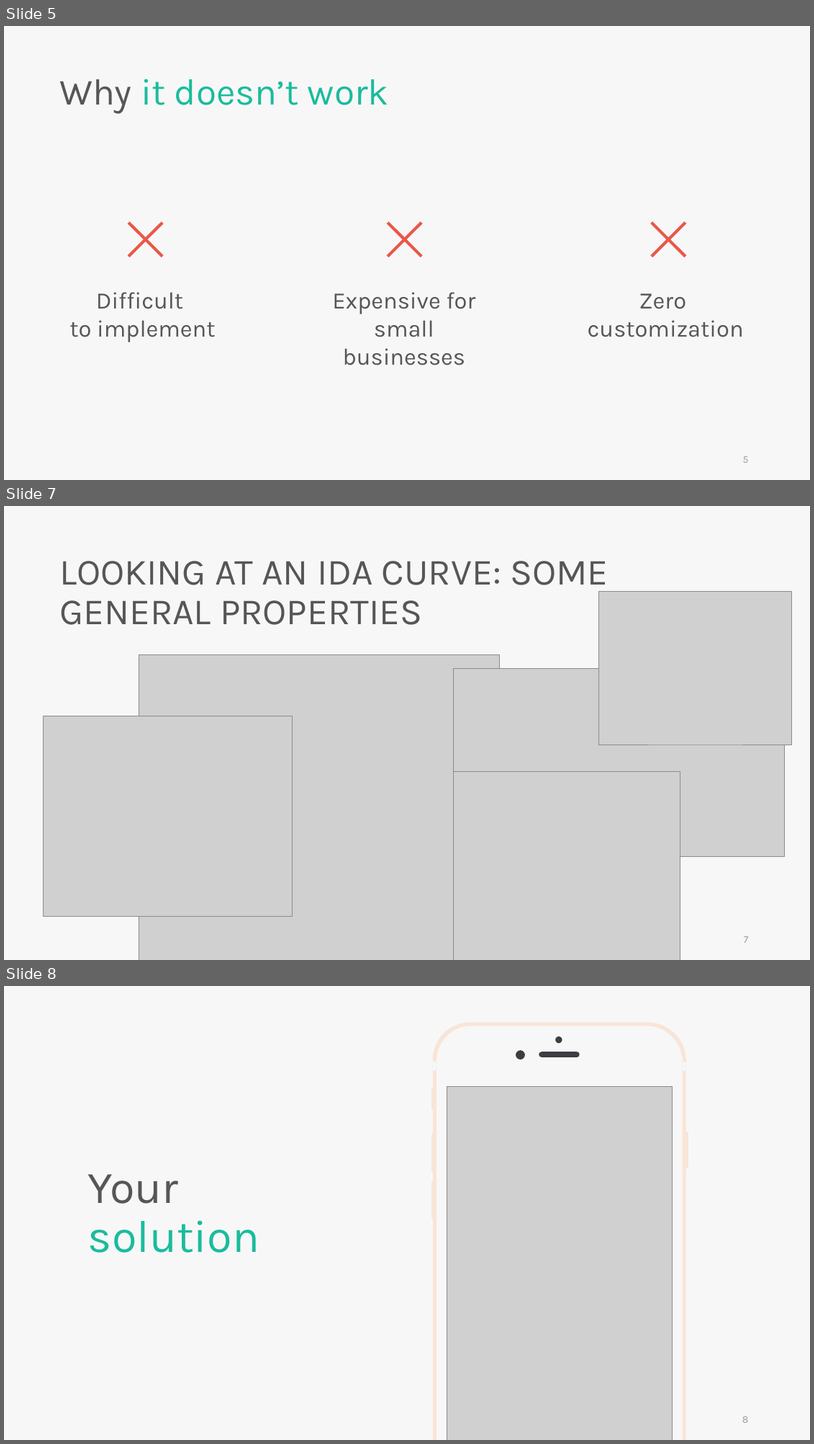
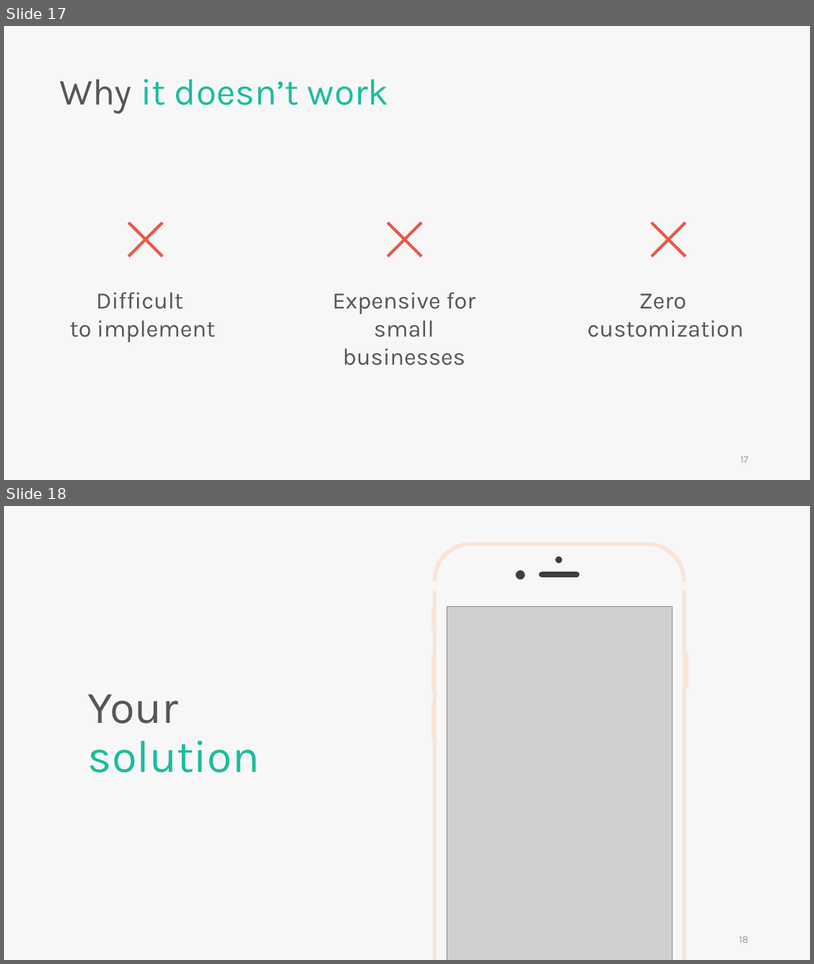
Before and after one commit to skyran1278/VbaProject, a slide deck: 20180126_SmartSplice/20180901_Meeting/KeyNote by Skyran 16_9.pptx. Shown one above the other, each under a label of ours: slides 5, 7 and 8 before the commit, slides 17 and 18 after it; the slides between them are not shown. The pictures are 814x1444 and 814x964 pixels, drawn with LibreOffice and Linux fonts; fonts in the diff are those of the drawing; grey boxes stand for pictures; background and template pictures are left out. Boxes give left, top, right and bottom in pixels: in the first picture for what was removed or moved away, otherwise in the second. Text is boxed around its words. In the diff, an @@ line names an element or a change of style, - is before the commit and + after.

```diff
--- a/20180126_SmartSplice/20180901_Meeting/KeyNote by Skyran 16_9.pptx
+++ b/20180126_SmartSplice/20180901_Meeting/KeyNote by Skyran 16_9.pptx
@@ slide 7 removed at [4,506,810,960], background #F7F7F7 @@
@@ text removed at [59,561,608,625] @@
-LOOKING AT AN IDA CURVE: SOME GENERAL PROPERTIES
@@ picture removed at [599,591,792,744] @@
@@ picture removed at [139,655,500,960] @@
@@ picture removed at [453,668,786,856] @@
@@ picture removed at [44,716,292,916] @@
@@ picture removed at [453,771,681,960] @@
@@ page number removed at [744,936,749,942] @@
-7
@@ what was slide 5 is now slide 17 @@
@@ page number at [741,456,748,462]: text changed @@
-5
+17
@@ what was slide 8 is now slide 18 @@
@@ page number at [739,936,748,942]: text changed @@
-8
+18
```
Also in this commit, not shown: 4 slides changed, 11 slides added, 2 other files.
